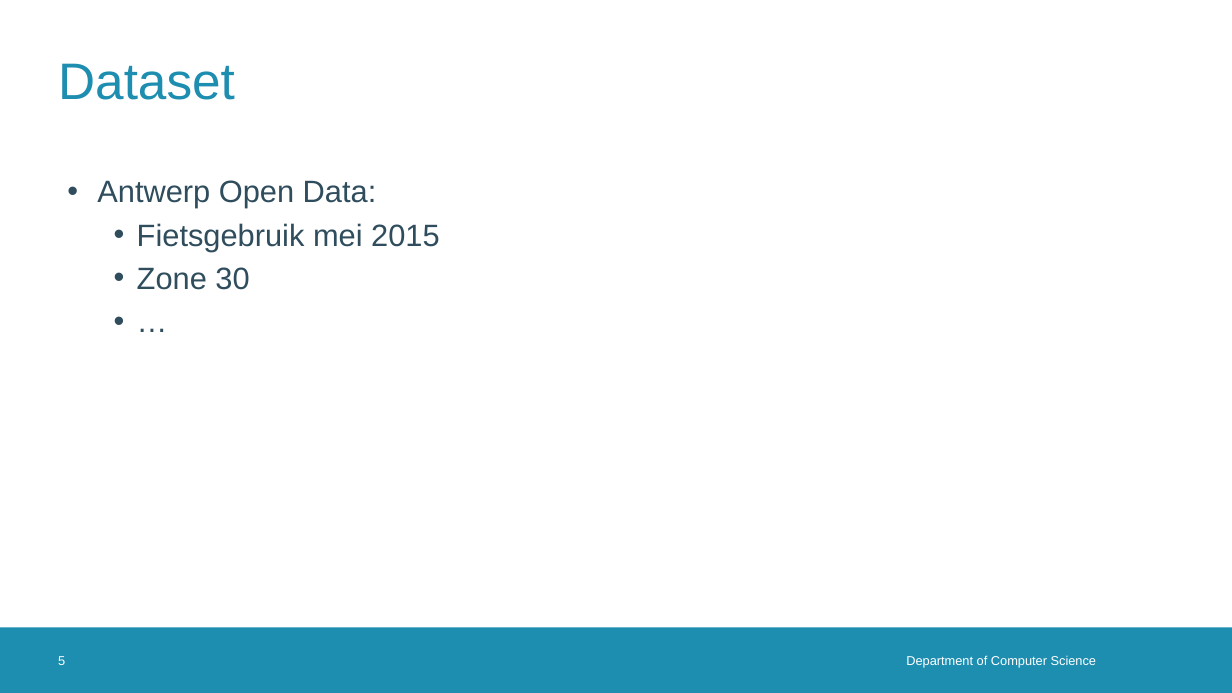
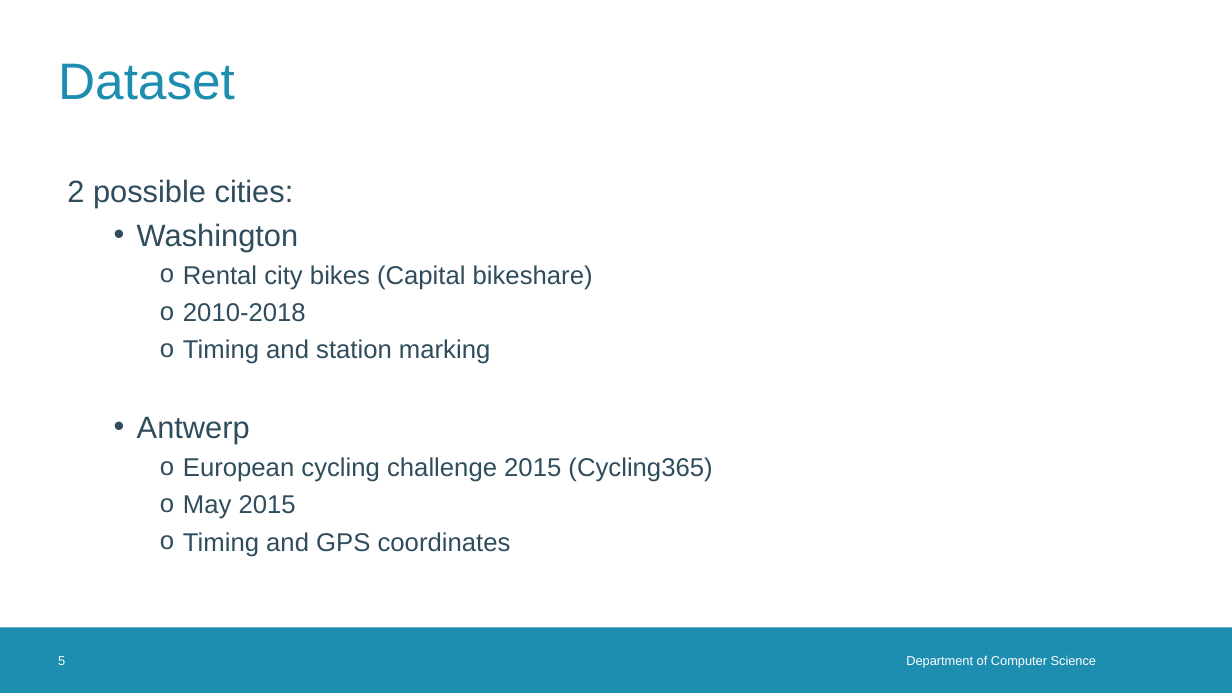
Before and after one commit to MidasLamb/IV, a slide deck: slide 5 of Presentations/infovis intermediate presentation.pptx. Drawn at 1232x693 pixels with LibreOffice and Linux fonts; fonts in the diff are those of the drawing; background and template pictures are left out. Boxes give left, top, right and bottom in pixels: in the first picture for what was removed or moved away, otherwise in the second. Text is boxed around its words. In the diff, an @@ line names an element or a change of style, - is before the commit and + after.

```diff
--- a/Presentations/infovis intermediate presentation.pptx
+++ b/Presentations/infovis intermediate presentation.pptx
@@ text at (x1=67, y1=179, x2=712, y2=557): text changed; size 24 to 20 pt @@
-• Antwerp Open Data:
-  • Fietsgebruik mei 2015
-  • Zone 30
-  • …
+2 possible cities:
+  • Washington
+    o Rental city bikes (Capital bikeshare)
+    o 2010-2018
+    o Timing and station marking
+  • Antwerp
+    o European cycling challenge 2015 (Cycling365)
+    o May 2015
+    o Timing and GPS coordinates
```
Also in this commit, not shown: 4 other slides changed, 2 slides added.
